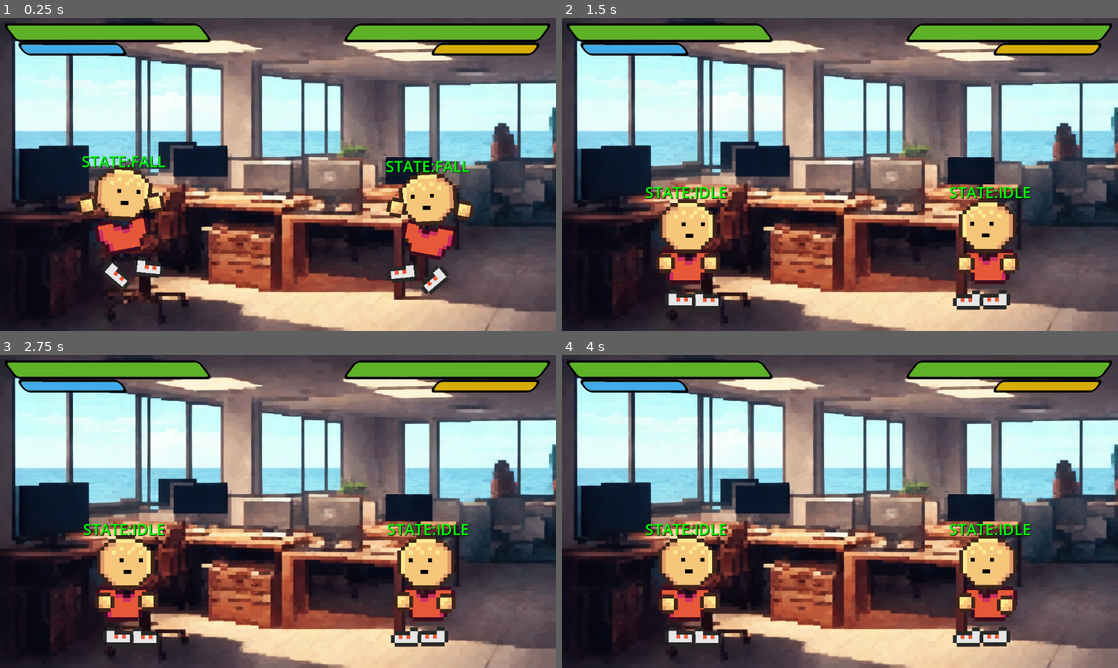
Above: before the commit, frames 1-4 (two rows, left to right).
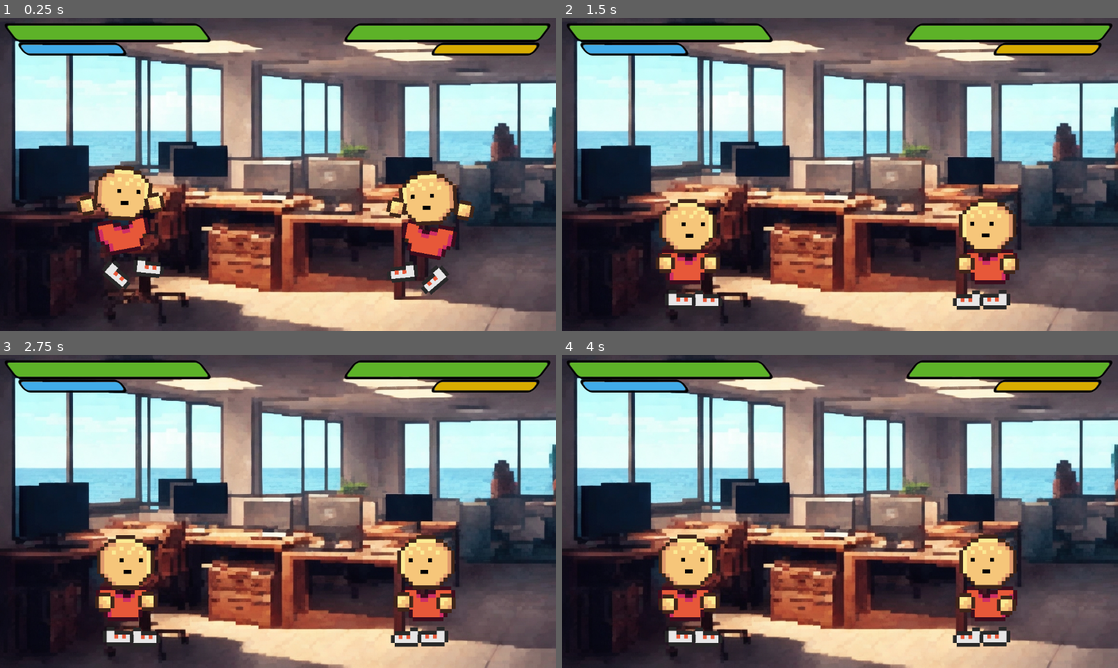
Above: after the commit, the same moments.

Repository: stranker/actionweek2023
Game: Godot game, scene res://Scenes/game_scene.tscn
Two runs of this game, one before a commit and one after it. Both use one fixed random seed, a clock stepped at 60 frames per second and the inputs below. The engine's default icon, where the game draws it, is replaced by a stand-in: a white triangle on a blue panel in a dark square.
Inputs:
- Up to frame 1 (0.25 s): no input
- Up to frame 2 (1.5 s): no input
- Up to frame 3 (2.75 s): no input
- Up to frame 4 (4 s): no input

The runs differ from the first frame. In frame 1, 0.6% of the frame differs, in the area x 14-85%, y 44-50%; in frame 2, 0.6%, in the area x 15-85%, y 54-58%; in frame 3, 0.6%; in frame 4, 0.6%.

Commit message:
Fix grab behavior and debug enabled

Diff:
--- a/Action Week/Objects/dummy.gd
+++ b/Action Week/Objects/dummy.gd
@@ -8,6 +8,7 @@
 @export var id : int = 0
 @export var hp : int = 100
 @export var enemy_player : Dummy
+@export var debug_enabled : bool = false
 
 signal hp_update(hp)
 signal guard_stamina_update(stamina)
@@ -65,6 +66,7 @@
 	left_attack_area.set_collision_mask_value(enemy_layer, true)
 	grab_area.set_collision_layer_value(attack_layer, true)
 	grab_area.set_collision_mask_value(enemy_layer, true)
+	$Debug.visible = debug_enabled
 	set_state(State.IDLE)
 	pass
 
@@ -296,6 +298,7 @@
 	if is_dead: return
 	hp -= damage
 	hp_update.emit(hp)
+	velocity.x = -facing_direction.x * 150
 	set_state(State.HIT)
 	pass
 
@@ -315,13 +318,13 @@
 
 func _on_right_attack_area_body_entered(body):
 	var dummy : Dummy = body as Dummy
-	dummy.take_damage(damage_per_combo * attack_combo)
+	dummy.hit(damage_per_combo * attack_combo)
 	pass # Replace with function body.
 
 
 func _on_left_attack_area_body_entered(body):
 	var dummy : Dummy = body as Dummy
-	dummy.take_damage(damage_per_combo * attack_combo)
+	dummy.hit(damage_per_combo * attack_combo)
 	pass # Replace with function body.
 
 
@@ -342,6 +345,7 @@
 	pass # Replace with function body.
 
 func grab():
+	if is_dead: return
 	set_state(State.GRABBED)
 	pass
 
--- a/Action Week/Objects/dummy.tscn
+++ b/Action Week/Objects/dummy.tscn
@@ -1503,6 +1503,8 @@
 wait_time = 2.0
 one_shot = true
 
+[node name="AttackRecoverTimer" type="Timer" parent="."]
+
 [node name="Debug" type="Control" parent="."]
 z_index = 10
 layout_mode = 3
@@ -1517,6 +1519,9 @@
 anchors_preset = 15
 anchor_right = 1.0
 anchor_bottom = 1.0
+offset_top = -4.0
+offset_right = 102.0
+offset_bottom = 44.0
 grow_horizontal = 2
 grow_vertical = 2
 theme_override_colors/font_color = Color(0, 1, 0, 1)
